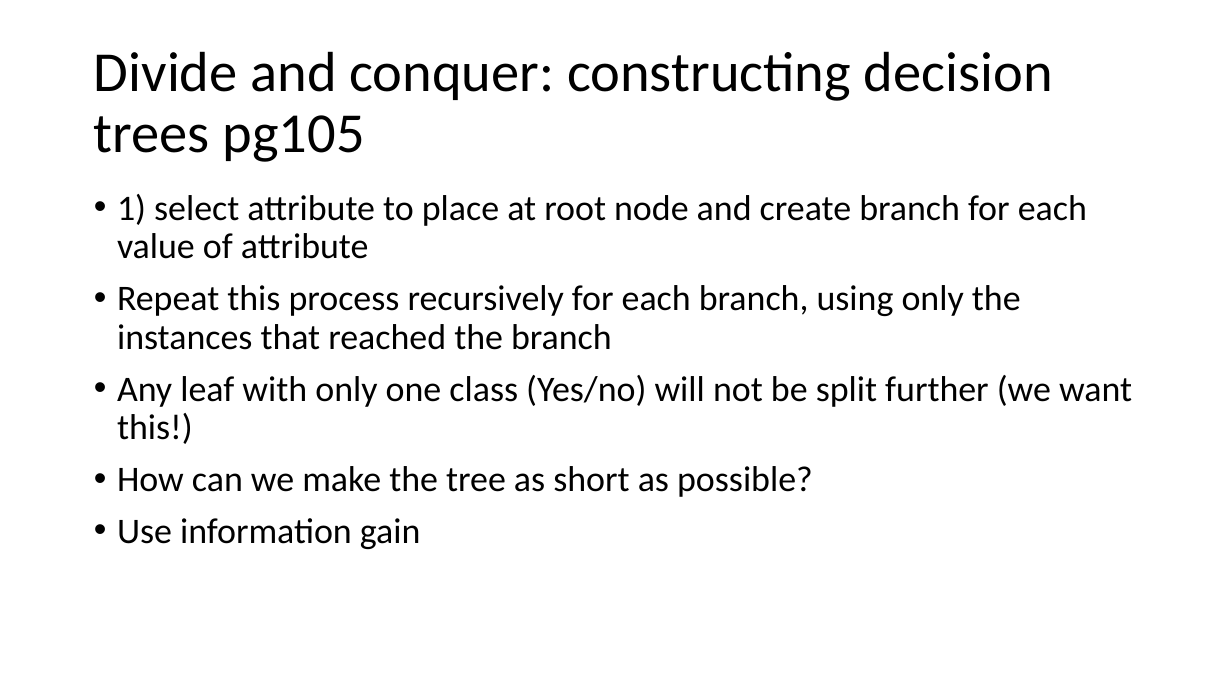
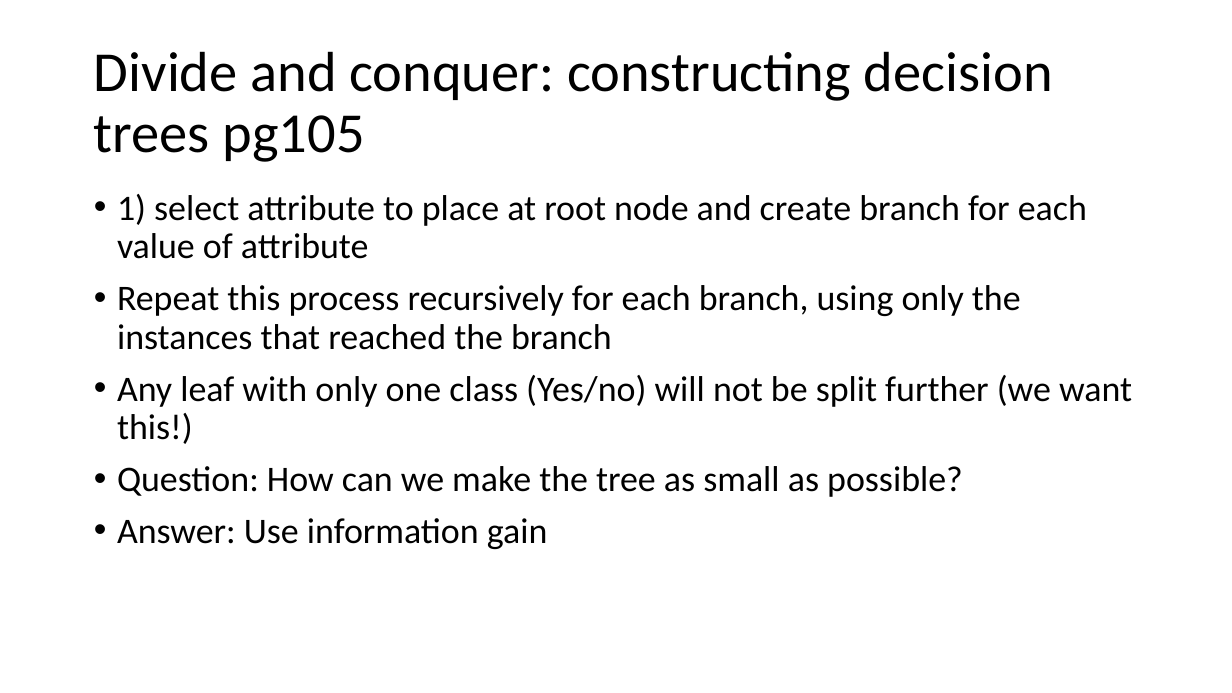
Before and after one commit to russellu/cs405, a slide deck: slide 10 of Lecture_Algorithms.pptx. Drawn at 1232x693 pixels with LibreOffice and Linux fonts; fonts in the diff are those of the drawing. Boxes give left, top, right and bottom in pixels: in the first picture for what was removed or moved away, otherwise in the second. Text is boxed around its words. In the diff, an @@ line names an element or a change of style, - is before the commit and + after.

```diff
--- a/Lecture_Algorithms.pptx
+++ b/Lecture_Algorithms.pptx
@@ text at (117,466,963,549): text changed @@
-• How can we make the tree as short as possible?
-• Use information gain
+• Question: How can we make the tree as small as possible?
+• Answer: Use information gain
```
Also in this commit, not shown: 1 other slide changed, 17 slides added.
